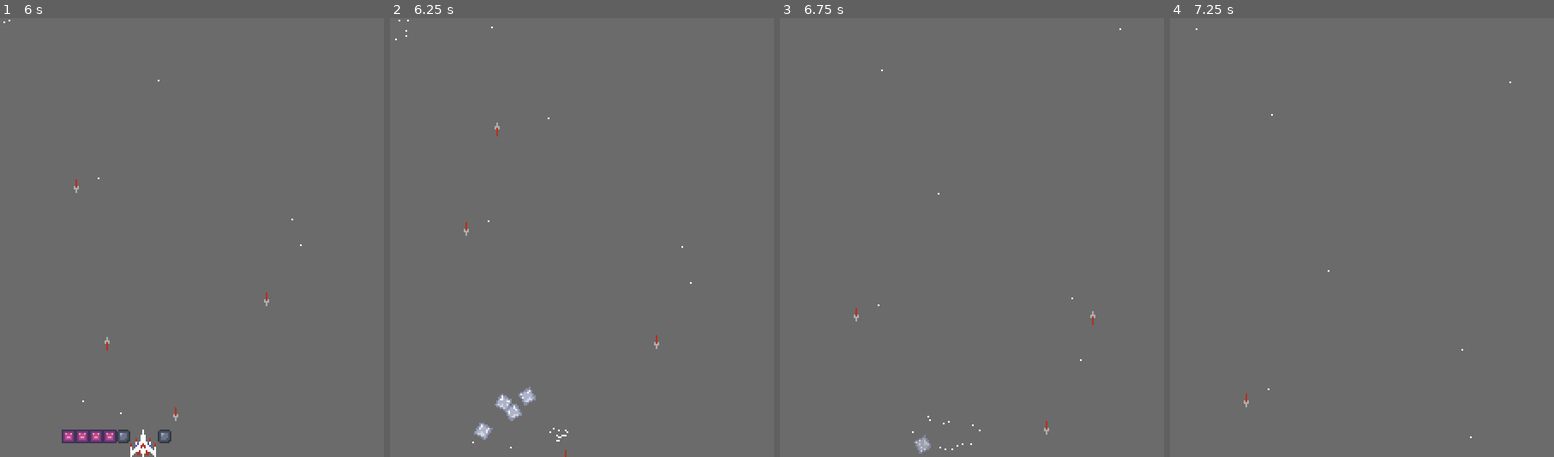
Above: before the commit, frames 1-4 (left to right).
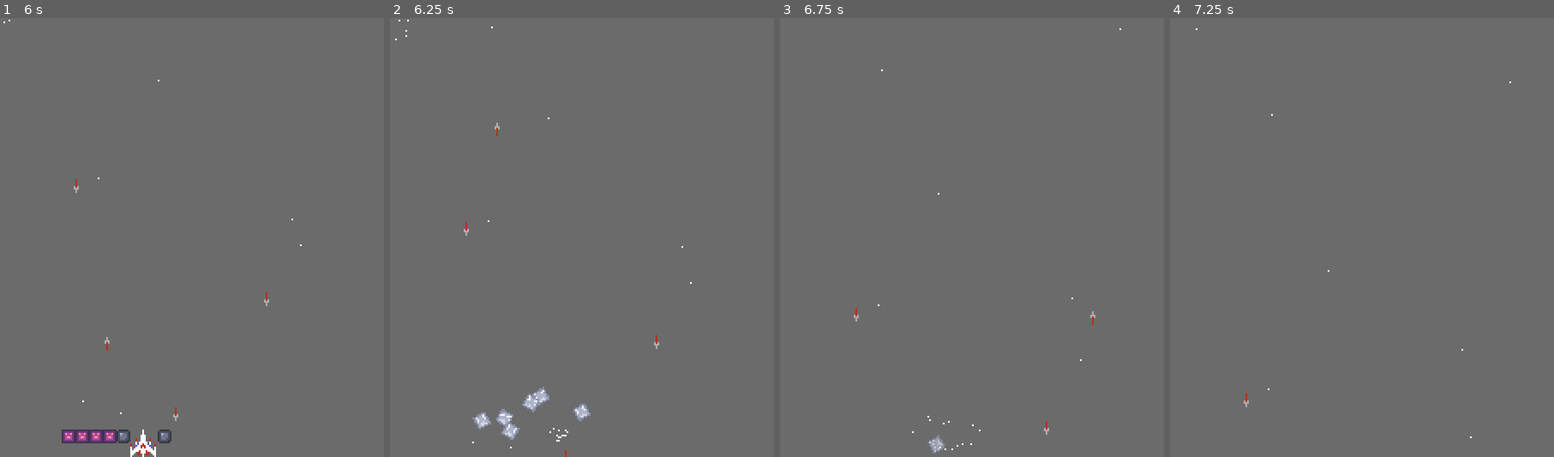
Above: after the commit, the same moments.

Repository: halfcourtyeet/chill-jam-2026
Game: Godot game, scene res://scenes/main.tscn
Same seed, same stepped clock (60 frames per second), same inputs: the game is played once before the commit and once after it.
Inputs:
- Up to frame 1 (6 s): tap Enter (enter) at 0.5, 2.1, 5.1 s; hold Right (right) 0.53-1.28 s; tap Z (shoot) at 0.6, 1.55, 2.3, 2.85, 3.6, 4.55, 5.3, 5.85 s; hold Down (down) 1.28-2.03 s; tap Alt (alt) at 1.35, 4.35 s; hold Right (right) 2.03-2.78 s; hold Up (up) 2.78-3.53 s; hold Left (left) 3.53-5.03 s; hold Down (down) 5.03-5.78 s; hold Right (right) from 5.78 s (still down)
- Up to frame 2 (6.25 s): keep holding Right (right)
- Up to frame 3 (6.75 s): release Right (right) at 6.53 s; hold Up (up) from 6.53 s (still down); tap Z (shoot) at 6.6 s
- Up to frame 4 (7.25 s): keep holding Up (up)

Frame 1 is identical in both runs. In frame 2, 1.0% of the frame differs, in the area x 21-53%, y 83-97%; in frame 3, 0.2%; in frame 4, nothing differs.

Commit message:
Unique tile behaviors

Diff:
--- a/player_tiles.tres
+++ b/player_tiles.tres
@@ -1,6 +1,8 @@
 [gd_resource type="TileSet" format=3 uid="uid://iklbnwqf68u4"]
 
+[ext_resource type="Script" uid="uid://b6o0encu87eqq" path="res://scenes/tile/tile_entity.gd" id="1_4wlw6"]
 [ext_resource type="Texture2D" uid="uid://dyk0udgo3rd0f" path="res://assets/sprites/placeholder-tiles.png" id="1_glu2p"]
+[ext_resource type="Script" uid="uid://brnp4dqt3bm7a" path="res://scenes/tile/shooter_tile.gd" id="1_xaxaj"]
 
 [sub_resource type="TileSetAtlasSource" id="TileSetAtlasSource_lvxji"]
 texture = ExtResource("1_glu2p")
@@ -8,16 +10,23 @@
 0:0/0 = 0
 0:0/0/physics_layer_0/polygon_0/points = PackedVector2Array(-4, -4, 4, -4, 4, 4, -4, 4)
 0:0/0/custom_data_0 = "Salty"
+0:0/0/custom_data_1 = ExtResource("1_4wlw6")
 1:0/0 = 0
 1:0/0/physics_layer_0/polygon_0/points = PackedVector2Array(-4, -4, 4, -4, 4, 4, -4, 4)
 1:0/0/custom_data_0 = "Spicy"
+1:0/0/custom_data_1 = ExtResource("1_xaxaj")
 1:1/0 = 0
 1:1/0/physics_layer_0/polygon_0/points = PackedVector2Array(-4, -4, 4, -4, 4, 4, -4, 4)
+1:1/0/custom_data_0 = "Sweet"
+1:1/0/custom_data_1 = ExtResource("1_4wlw6")
 0:1/0 = 0
 0:1/0/physics_layer_0/polygon_0/points = PackedVector2Array(-4, -4, 4, -4, 4, 4, -4, 4)
 0:1/0/custom_data_0 = "Sour"
+0:1/0/custom_data_1 = ExtResource("1_4wlw6")
 2:0/0 = 0
 2:0/0/physics_layer_0/polygon_0/points = PackedVector2Array(-4, -4, 4, -4, 4, 4, -4, 4)
+2:0/0/custom_data_0 = "Perma"
+2:0/0/custom_data_1 = ExtResource("1_4wlw6")
 
 [resource]
 tile_size = Vector2i(8, 8)
@@ -25,4 +34,6 @@
 physics_layer_0/collision_mask = 6
 custom_data_layer_0/name = "Name"
 custom_data_layer_0/type = 4
+custom_data_layer_1/name = "TileEntity"
+custom_data_layer_1/type = 24
 sources/1 = SubResource("TileSetAtlasSource_lvxji")
--- a/scenes/player/player.gd
+++ b/scenes/player/player.gd
@@ -53,7 +53,7 @@
 func die():
 	var explosion_particle = load("res://scenes/enemy/explosion_particle.tscn").instantiate()
 	for c in $PlayerTiles.get_used_cells():
-		$PlayerTiles.delete_tile(c)
+		$PlayerTiles.delete_tile(c, true)
 	hide()
 
 	get_tree().root.add_child(explosion_particle)
--- a/scenes/player/player_tiles.gd
+++ b/scenes/player/player_tiles.gd
@@ -7,8 +7,6 @@
 	Vector2i(-2,-1),
 	Vector2i(1,-1),
 ]
-
-@onready var tile_entity_class: PackedScene = preload("res://scenes/tile/tile_entity.tscn")
 @onready var dead_tile: PackedScene = preload("res://scenes/tile/dead_tile.tscn")
 var tile_dict: Dictionary[Vector2i, TileEntity]
 
@@ -35,18 +33,20 @@
 func add_tile(pos: Vector2i, tile: Vector2i):
 	set_cell(pos, 1, tile)
 	unfreeze_movement.emit()
-	var new_tile: TileEntity = tile_entity_class.instantiate()
+	var scene = get_cell_tile_data(pos).get_custom_data("TileEntity")
+	var new_tile: TileEntity = load("res://scenes/tile/tile_entity.tscn").instantiate()
+	new_tile.set_script(scene)
 	add_child(new_tile)
 	new_tile.position = map_to_local(pos)
 	tile_dict.set(pos, new_tile)
 
-func delete_tile(pos: Vector2i):
+func delete_tile(pos: Vector2i, even_permas: bool = false):
 	var tile = get_cell_tile_data(pos)
 	if not tile:
 		printerr("delete_tile(): No valid tile given.")
 		return
 
-	if pos in perma_tiles: return
+	if pos in perma_tiles and not even_permas: return
 
 	erase_cell(pos)
 	tile_dict.get(pos).queue_free()
--- /dev/null
+++ b/scenes/tile/shooter_tile.gd
@@ -0,0 +1,9 @@
+class_name ShooterTile extends TileEntity
+
+@onready var bullet = preload("res://scenes/player/bullet.tscn")
+
+func _on_timer_timeout():
+
+    var b: Bullet = bullet.instantiate()
+    get_tree().root.add_child(b)
+    b.global_position = global_position
--- a/scenes/tile/tile_entity.tscn
+++ b/scenes/tile/tile_entity.tscn
@@ -6,3 +6,6 @@
 script = ExtResource("1_q4mir")
 
 [node name="Timer" type="Timer" parent="." unique_id=143570825]
+autostart = true
+
+[connection signal="timeout" from="Timer" to="." method="_on_timer_timeout"]
Not shown, added: scenes/tile/shooter_tile.gd.uid
